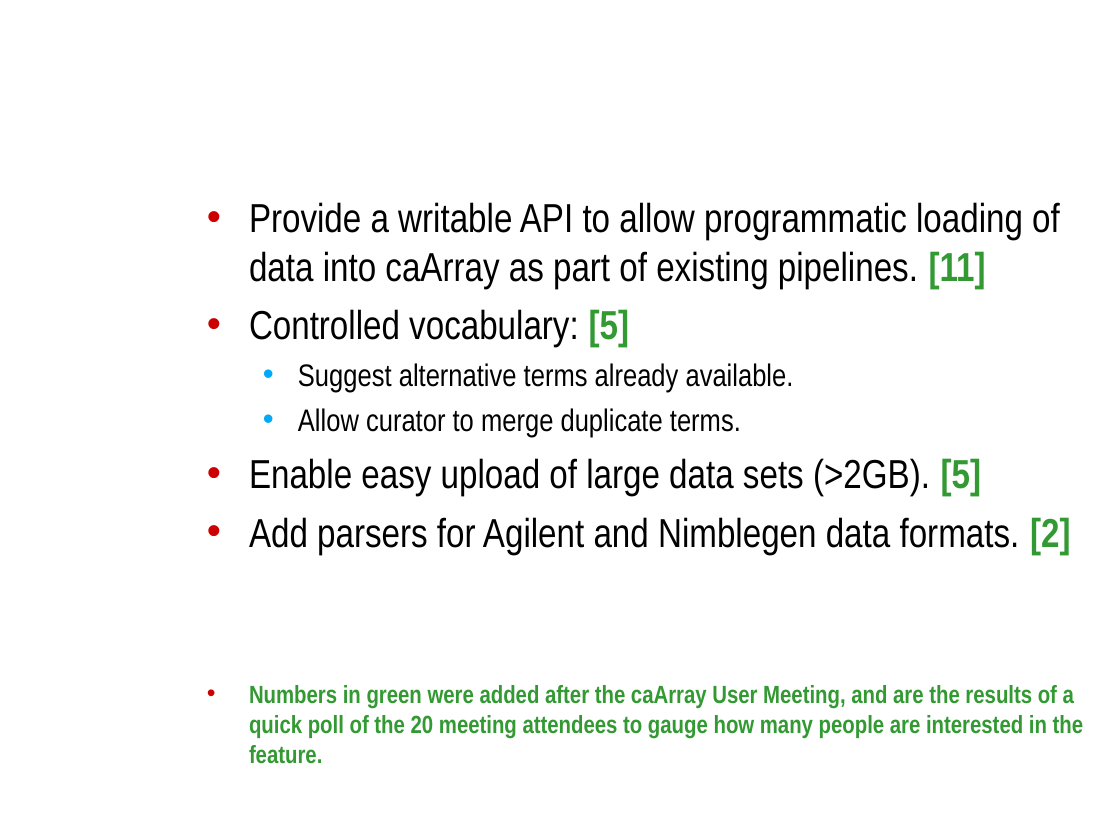
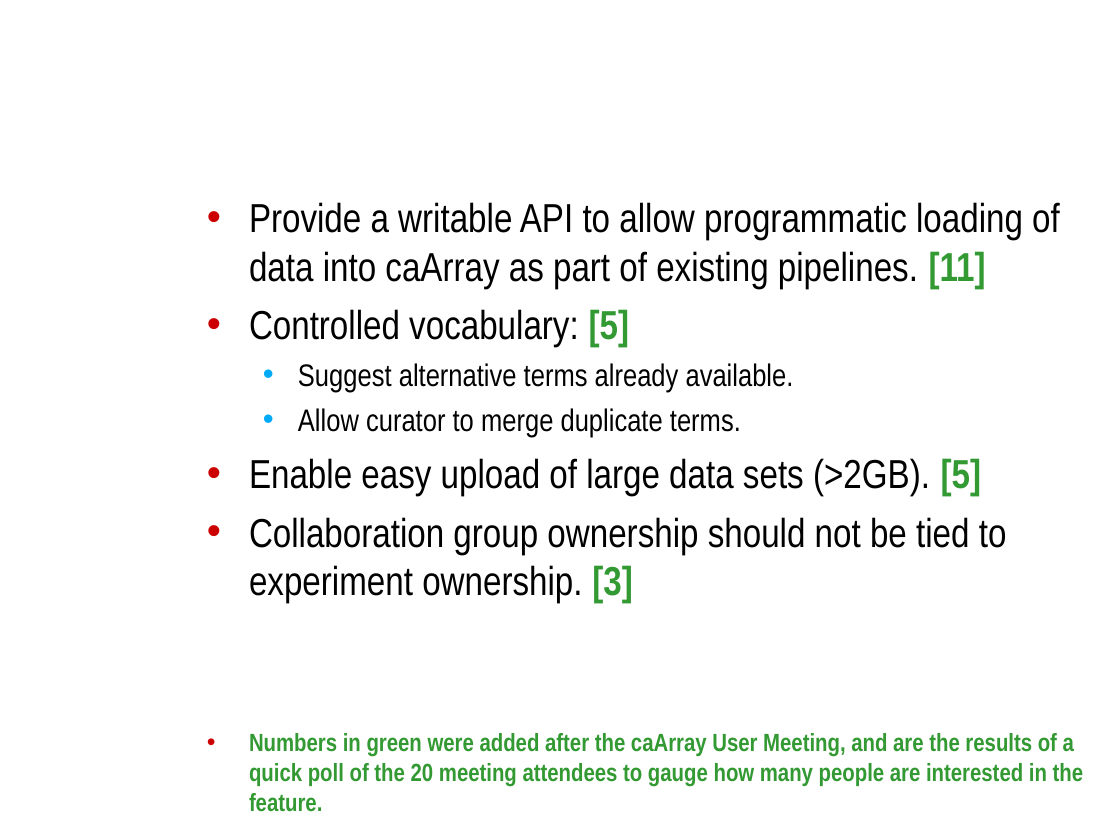
Before and after one commit to NCIP/caarray-docs, a slide deck: slide 12 of project_management/open_meetings/caArray_at_ICR_telecon_2009_08.ppt (slide 11 before the commit). Drawn at 1120x840 pixels with LibreOffice and Linux fonts; fonts in the diff are those of the drawing; background and template pictures are left out. Boxes give left, top, right and bottom in pixels: in the first picture for what was removed or moved away, otherwise in the second. Text is boxed around its words. In the diff, an @@ line names an element or a change of style, - is before the commit and + after.

```diff
--- a/project_management/open_meetings/caArray_at_ICR_telecon_2009_08.ppt
+++ b/project_management/open_meetings/caArray_at_ICR_telecon_2009_08.ppt
@@ text at [249, 517, 1007, 603]: text changed @@
-• Add parsers for Agilent and Nimblegen data formats. [2]
+• Collaboration group ownership should not be tied to experiment ownership. [3]
```
Also in this commit, not shown: 1 other slide changed, 1 slide added.
